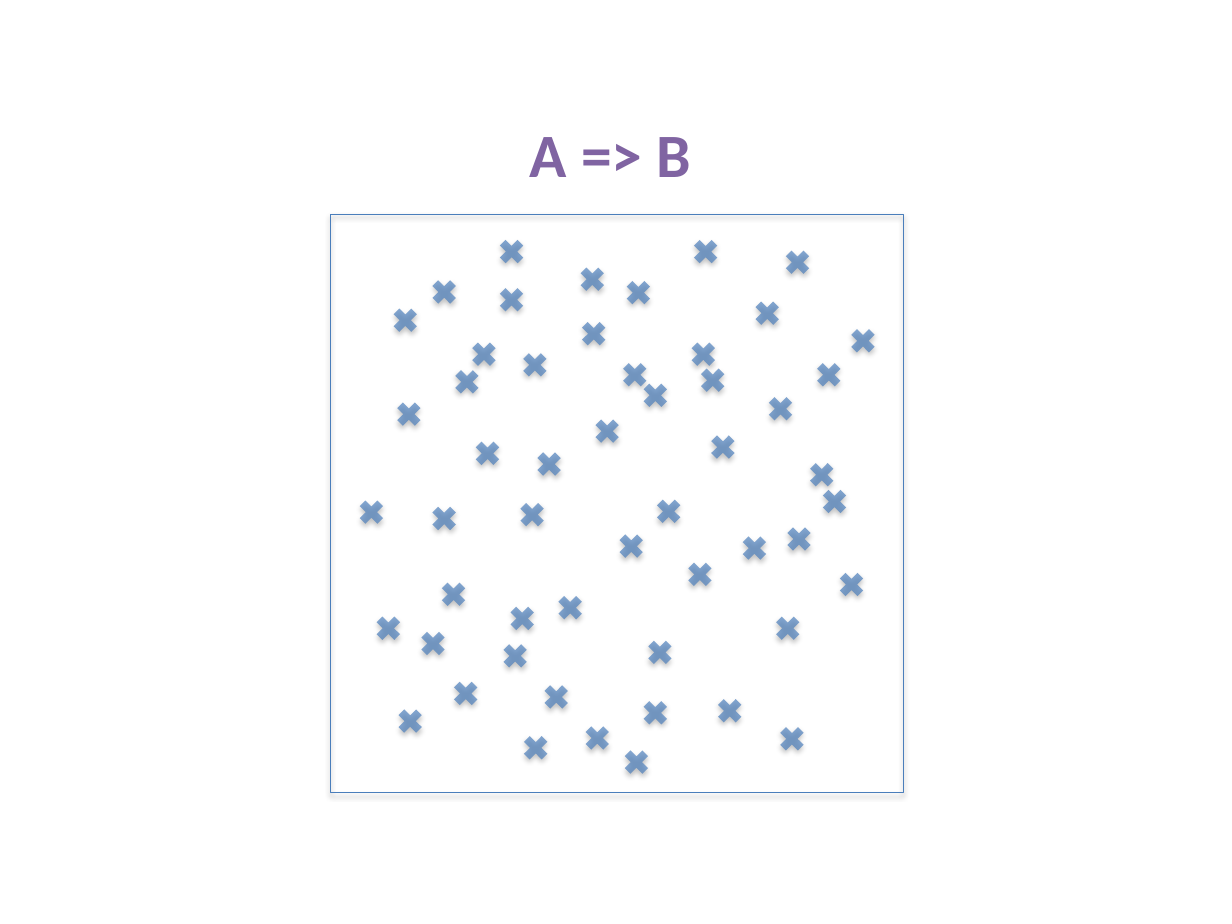
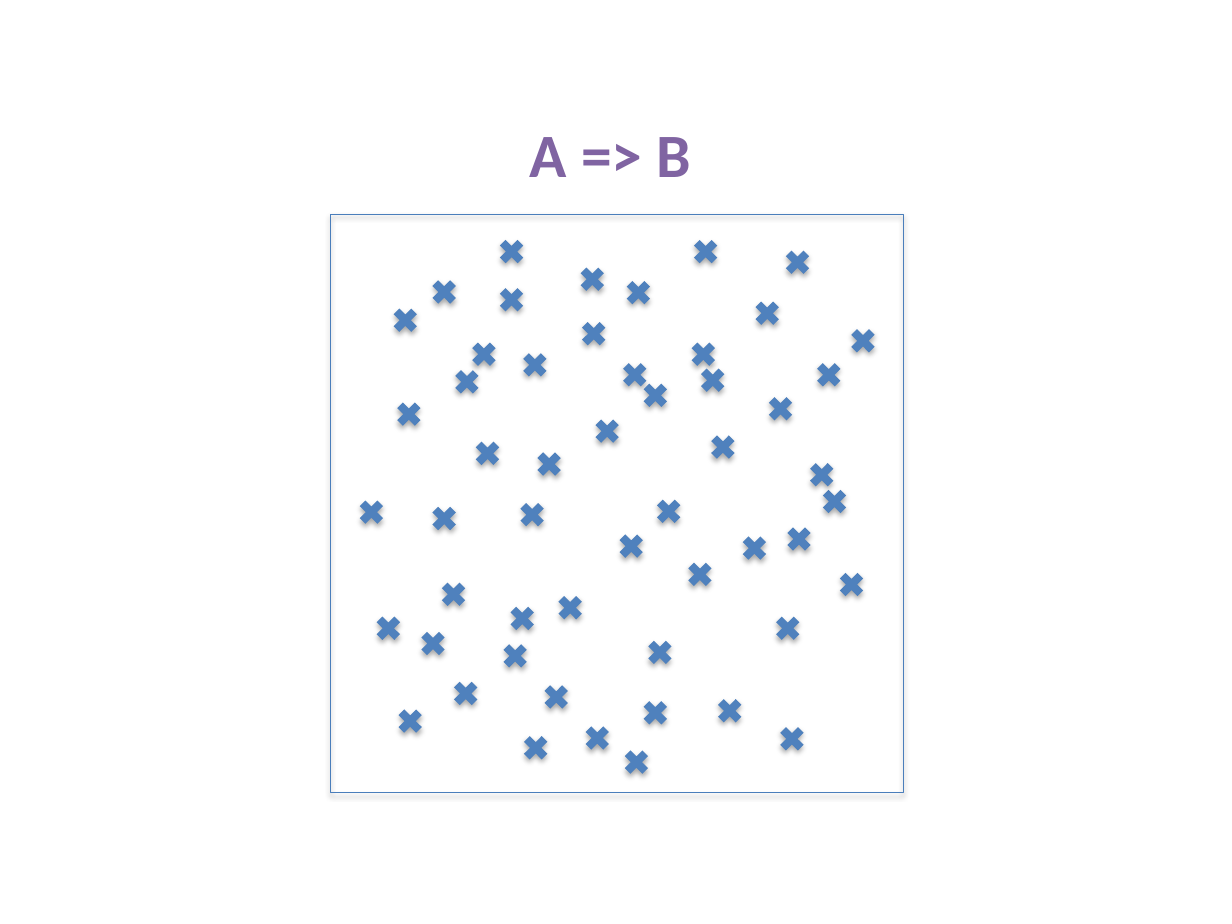
Before and after one commit to fp-tower/foundations, a slide deck: slide 46 of Diagrams.pptx (slide 43 before the commit). Drawn at 1232x924 pixels with LibreOffice and Linux fonts; fonts in the diff are those of the drawing. Boxes give left, top, right and bottom in pixels: in the first picture for what was removed or moved away, otherwise in the second. Text is boxed around its words. In the diff, an @@ line names an element or a change of style, - is before the commit and + after.

```diff
--- a/Diagrams.pptx
+++ b/Diagrams.pptx
@@ fill #4F81BD at 70% opacity to #4F81BD in 53 elements at [689,234,723,269], [764,392,798,426], [781,245,816,280], [750,296,785,330], [846,324,881,359], [388,303,423,338], [812,357,846,392], [686,338,721,372], [428,275,462,309], [467,338,501,372], [450,365,484,399], [471,436,505,471], [355,495,389,530], [495,234,530,269], [532,447,567,482], [590,414,625,448], [515,498,549,532], [505,601,540,636], [615,530,649,564], [652,494,686,529], [553,591,588,626], [683,557,717,591], [775,722,809,756], [713,694,748,728], [575,262,610,297], [495,283,530,318], [517,347,552,382], [577,317,611,351], [621,276,655,310], [618,357,653,392], [638,378,673,413], [696,363,731,398], [706,430,740,464], [834,568,869,602], [818,484,853,519], [738,531,772,565], [804,458,839,493], [782,522,817,557], [771,611,806,646], [392,397,426,431], [428,501,462,536], [416,627,451,662], [436,578,471,612], [393,705,428,739], [372,611,407,646], [498,639,532,674], [448,676,483,711], [540,680,574,715], [519,731,553,765], [580,721,615,755], [638,696,673,731], [620,745,654,780], [643,636,678,670] @@
```
Also in this commit, not shown: 5 other slides changed, 16 slides added, 1 other file.
